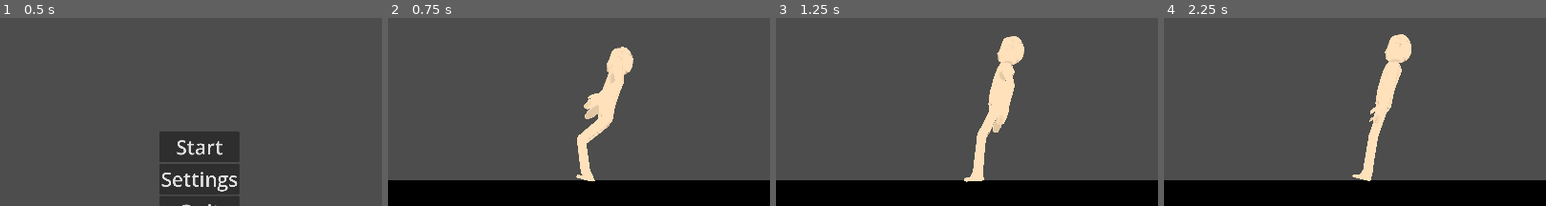
Above: before the commit, frames 1-4 (left to right).
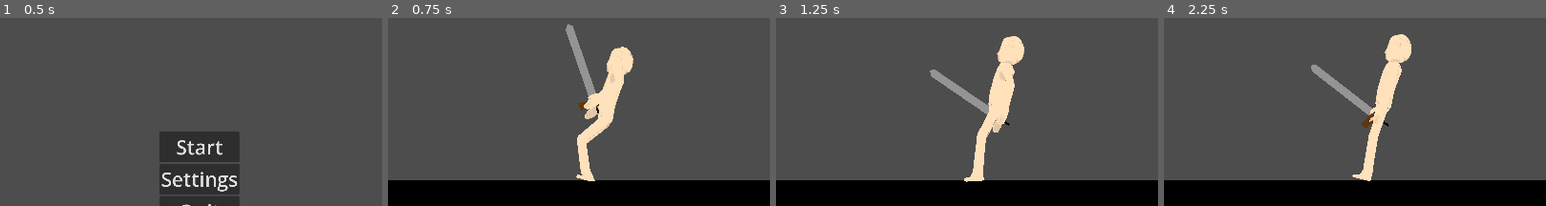
Above: after the commit, the same moments.

Repository: Ki11erRabbit/roguelike-mmo
Game: Godot game, scene res://Menus/MainMenu/title_screen.tscn
Same seed, same stepped clock (60 frames per second), same inputs: the game is played once before the commit and once after it.
Inputs:
- Up to frame 1 (0.5 s): no input
- Up to frame 2 (0.75 s): click "Start" at 0.5 s
- Up to frame 3 (1.25 s): no input
- Up to frame 4 (2.25 s): no input
The pictures show only the part of the screen within x 24-74%, y 0-50%; the shares and areas given below are measured in that part.

Frame 1 is identical in both runs. In frame 2, 0.9% of the frame differs, in the area x 46-56%, y 3-51%; in frame 3, 0.8%; in frame 4, 1.0%, in the area x 38-59%, y 24-59%.

Commit message:
added basic sword attacks

Diff:
--- a/Character/BaseCharacter/base_character.tscn
+++ b/Character/BaseCharacter/base_character.tscn
@@ -1,7 +1,8 @@
-[gd_scene load_steps=54 format=3 uid="uid://heyuc5y56gf8"]
+[gd_scene load_steps=55 format=3 uid="uid://heyuc5y56gf8"]
 
 [ext_resource type="PackedScene" uid="uid://u10wuqaym4wq" path="res://Character/BaseCharacter/BaseCharacter.glb" id="1_84i06"]
 [ext_resource type="Script" path="res://Character/BaseCharacter/base_character.gd" id="2_uy0i3"]
+[ext_resource type="PackedScene" uid="uid://crrmxxear2ixe" path="res://Weapons/test_sword.tscn" id="3_74nd7"]
 
 [sub_resource type="AnimationNodeAnimation" id="AnimationNodeAnimation_mqyws"]
 animation = &"backstep"
@@ -160,7 +161,7 @@
 xfade_time = 0.1
 
 [sub_resource type="AnimationNodeStateMachineTransition" id="AnimationNodeStateMachineTransition_yacpu"]
-xfade_time = 0.1
+xfade_time = 0.5
 
 [sub_resource type="AnimationNodeStateMachineTransition" id="AnimationNodeStateMachineTransition_nh0gd"]
 xfade_time = 0.1
@@ -169,7 +170,7 @@
 xfade_time = 0.1
 
 [sub_resource type="AnimationNodeStateMachineTransition" id="AnimationNodeStateMachineTransition_6ityx"]
-xfade_time = 0.1
+xfade_time = 0.5
 switch_mode = 2
 advance_mode = 2
 
@@ -216,46 +217,63 @@
 [node name="Skeleton3D" parent="Skeleton" index="0"]
 bones/0/rotation = Quaternion(-0.472908, -0.499265, -0.499266, 0.527092)
 bones/0/scale = Vector3(1, 1, 1)
-bones/2/rotation = Quaternion(-0.00706659, 0.00262677, -0.0712137, 0.997433)
+bones/1/rotation = Quaternion(-0.635518, 0.136657, -0.0587258, 0.757623)
+bones/2/rotation = Quaternion(-0.0171691, 0.0025934, -0.173022, 0.984765)
 bones/4/rotation = Quaternion(-0.151659, -0.150062, 0.006846, 0.976951)
 bones/5/rotation = Quaternion(-0.0139495, -0.0139425, 0.00245347, 0.999802)
 bones/6/rotation = Quaternion(0.660071, 0.688141, 0.123234, -0.274921)
 bones/7/scale = Vector3(1, 1, 1)
-bones/8/position = Vector3(7.06183e-19, -0.0649135, 0.011378)
+bones/8/position = Vector3(7.06183e-19, -0.0649318, 0.0113988)
 bones/9/rotation = Quaternion(0.477198, -3.90282e-16, -2.77521e-16, 0.878796)
 bones/11/rotation = Quaternion(0.0558623, 2.93275e-17, 2.33202e-17, 0.998438)
 bones/12/rotation = Quaternion(0.278627, 3.44515e-24, -6.18675e-17, 0.9604)
 bones/13/rotation = Quaternion(-0.183306, 1.29492e-16, 1.29492e-16, 0.983056)
-bones/14/rotation = Quaternion(0.996094, 0.011947, -0.00534913, -0.0873228)
+bones/14/rotation = Quaternion(0.996097, 0.0119466, -0.00534881, -0.0872858)
 bones/14/scale = Vector3(1, 0.999999, 0.999985)
-bones/15/rotation = Quaternion(0.095544, 0.00955787, -0.00739701, 0.995352)
+bones/15/rotation = Quaternion(0.0956095, 0.00955819, -0.00739906, 0.995346)
 bones/15/scale = Vector3(1, 1, 1)
-bones/16/rotation = Quaternion(0.106246, -0.0149452, 0.021166, 0.994002)
+bones/16/rotation = Quaternion(0.106292, -0.0149448, 0.0211721, 0.993997)
 bones/16/scale = Vector3(1, 1, 1)
-bones/17/rotation = Quaternion(-0.801639, 6.46536e-05, 0.000512137, 0.597808)
+bones/17/rotation = Quaternion(-0.801678, 6.53853e-05, 0.000517927, 0.597756)
 bones/18/rotation = Quaternion(0.012926, 2.66891e-14, 1.05361e-14, 0.999916)
-bones/19/rotation = Quaternion(0.996094, -0.0119471, 0.00534919, -0.0873231)
+bones/19/rotation = Quaternion(0.996097, -0.0119467, 0.00534887, -0.0872862)
 bones/19/scale = Vector3(1, 0.999999, 0.999985)
-bones/20/rotation = Quaternion(0.0955435, -0.00955787, 0.007397, 0.995352)
+bones/20/rotation = Quaternion(0.095609, -0.00955819, 0.00739904, 0.995346)
 bones/20/scale = Vector3(1, 1, 1)
-bones/21/rotation = Quaternion(0.106246, 0.0149452, -0.021166, 0.994002)
+bones/21/rotation = Quaternion(0.106292, 0.0149448, -0.0211721, 0.993997)
 bones/21/scale = Vector3(1, 1, 1)
-bones/22/rotation = Quaternion(-0.801639, -6.46539e-05, -0.000512138, 0.597808)
+bones/22/rotation = Quaternion(-0.801678, -6.53848e-05, -0.000517927, 0.597756)
 bones/23/rotation = Quaternion(0.012926, -2.66891e-14, -1.05361e-14, 0.999916)
 bones/24/rotation = Quaternion(-0.472908, 0.499265, 0.499266, 0.527092)
 bones/24/scale = Vector3(1, 1, 1)
-bones/25/rotation = Quaternion(-0.636405, -0.126071, 0.0704704, 0.757713)
-bones/26/rotation = Quaternion(-0.0138873, -0.00260734, 0.13995, 0.990058)
+bones/25/rotation = Quaternion(-0.636385, -0.126098, 0.0704449, 0.757727)
+bones/26/rotation = Quaternion(-0.0139011, -0.0026073, 0.140088, 0.990038)
 bones/28/rotation = Quaternion(-0.151659, 0.150062, -0.006846, 0.976951)
 bones/29/rotation = Quaternion(-0.0139495, 0.0139425, -0.00245347, 0.999802)
 bones/30/rotation = Quaternion(-0.660071, 0.688141, 0.123234, 0.274921)
 bones/31/rotation = Quaternion(0.177418, -0.46955, 0.0339229, 0.864231)
 
+[node name="RightHandAttachment" type="BoneAttachment3D" parent="Skeleton/Skeleton3D" index="1"]
+transform = Transform3D(-0.244679, -0.104757, -0.963929, -0.0136682, -0.993675, 0.111459, -0.969508, 0.0404471, 0.2417, -0.509761, -0.174867, 0.0434727)
+bone_name = "Palm R"
+bone_idx = 28
+
+[node name="RightHandContainer" type="Node3D" parent="Skeleton/Skeleton3D/RightHandAttachment" index="0"]
+
+[node name="Node3D" type="Node3D" parent="Skeleton/Skeleton3D/RightHandAttachment/RightHandContainer" index="0"]
+transform = Transform3D(0.450231, -0.8741, 0.182319, -0.317076, -0.347387, -0.882488, 0.834719, 0.339515, -0.433561, -0.240499, -0.0996894, 0.0373949)
+
+[node name="test_sword" parent="Skeleton/Skeleton3D/RightHandAttachment/RightHandContainer/Node3D" index="0" instance=ExtResource("3_74nd7")]
+
+[node name="LeftHandAttachment" type="BoneAttachment3D" parent="Skeleton/Skeleton3D" index="2"]
+
+[node name="LeftHandContainer" type="Node3D" parent="Skeleton/Skeleton3D/LeftHandAttachment" index="0"]
+
 [node name="AnimationTree" type="AnimationTree" parent="." index="2"]
 tree_root = SubResource("AnimationNodeBlendTree_e0clx")
 anim_player = NodePath("../AnimationPlayer")
-parameters/LeftArmOneShot/active = true
-parameters/LeftArmOneShot/internal_active = true
+parameters/LeftArmOneShot/active = false
+parameters/LeftArmOneShot/internal_active = false
 parameters/LeftArmOneShot/request = 0
 parameters/RightArmOneShot/active = false
 parameters/RightArmOneShot/internal_active = false
--- a/Character/player.gd
+++ b/Character/player.gd
@@ -15,6 +15,7 @@
 const LOOK_RESTRICT = 0.8
 # Determines the angle that allows for playing the rotation animation
 const ROTATION_ANGLE_LIMIT: float = 10
+var last_aim: Vector2 = Vector2(0, 0)
 
 var jump_pressed_time: float = 0.0
 var jumping: bool = false
@@ -22,7 +23,9 @@
 var fall_time: float = 0.0
 var falling: bool = false
 
-var last_aim: Vector2 = Vector2(0, 0)
+var equipped_sword: bool = false
+var slash_count: int = 0
+var slash_delta: float = 0.0
 
 func _ready() -> void:
 	InputManager.start_game()
@@ -214,10 +217,33 @@
 	elif InputManager.is_action_pressed(Actions.PlayerActionButtons.Jump):
 		pass
 
+	if slash_count > 0:
+		slash_delta += delta
+	if slash_delta > 0.5:
+		slash_count = 0
+		slash_delta = 0.0
+		model.right_hand_reset()
+
+
 	if InputManager.is_action_just_pressed(Actions.PlayerActionButtons.RightAttack):
-		model.equip_right_handed_sword()
+		if not equipped_sword:
+			equipped_sword = true
+			model.equip_right_handed_sword()
+		else:
+			InputManager.add_cooldown(Actions.PlayerActionButtons.RightAttack, 0.2)
+			slash_count += 1
+			if slash_count == 1:
+				model.right_hand_slash1()
+				slash_delta = 0.0
+			elif slash_count == 2 and slash_delta <= 0.5:
+				model.right_hand_slash2()
+				slash_count = 0
+				slash_delta = 0.0
 	if InputManager.is_action_just_pressed(Actions.PlayerActionButtons.Interact):
 		model.unequip()
+		equipped_sword = false
+		slash_delta = 0.0
+
 
 func handle_gravity(delta: float):
 	# Add the gravity.
--- a/InputManager/input_manager.gd
+++ b/InputManager/input_manager.gd
@@ -8,6 +8,9 @@
 var cool_down: Dictionary = {}
 
 var input_state = MainMenuInput.MainMenuInput.new()
+
+func add_cooldown(action, cooldown):
+	cool_down[action] = cooldown
 
 func get_stick_vector(stick, cooldown = 0.0) -> Vector2:
 	if stick not in cool_down:
--- /dev/null
+++ b/Weapons/test_sword.tscn
@@ -0,0 +1,6 @@
+[gd_scene load_steps=2 format=3 uid="uid://crrmxxear2ixe"]
+
+[ext_resource type="PackedScene" uid="uid://dbgiq25575sro" path="res://Weapons/test_sword.glb" id="1_k7p6s"]
+
+[node name="test_sword" instance=ExtResource("1_k7p6s")]
+transform = Transform3D(-4.37114e-08, -1, -4.37114e-08, 0, -4.37114e-08, 1, -1, 4.37114e-08, 1.91069e-15, 0, 0, 0)
Binary file changed: Character/BaseCharacter/BaseCharacter.glb
Binary file added: Models/test_sword_tex.png
Not shown, added: Models/test_sword_tex.png.import
Binary file changed: Weapons/test_sword.glb
Binary file added: Weapons/test_sword_test_sword_tex.png
Not shown, added: Weapons/test_sword_test_sword_tex.png.import
Not shown, changed: Models/BaseCharacter.blend
Not shown, changed: Models/BaseCharacter.blend1
Not shown, changed: Models/test_sword.blend
Not shown, changed: Models/test_sword.blend1
